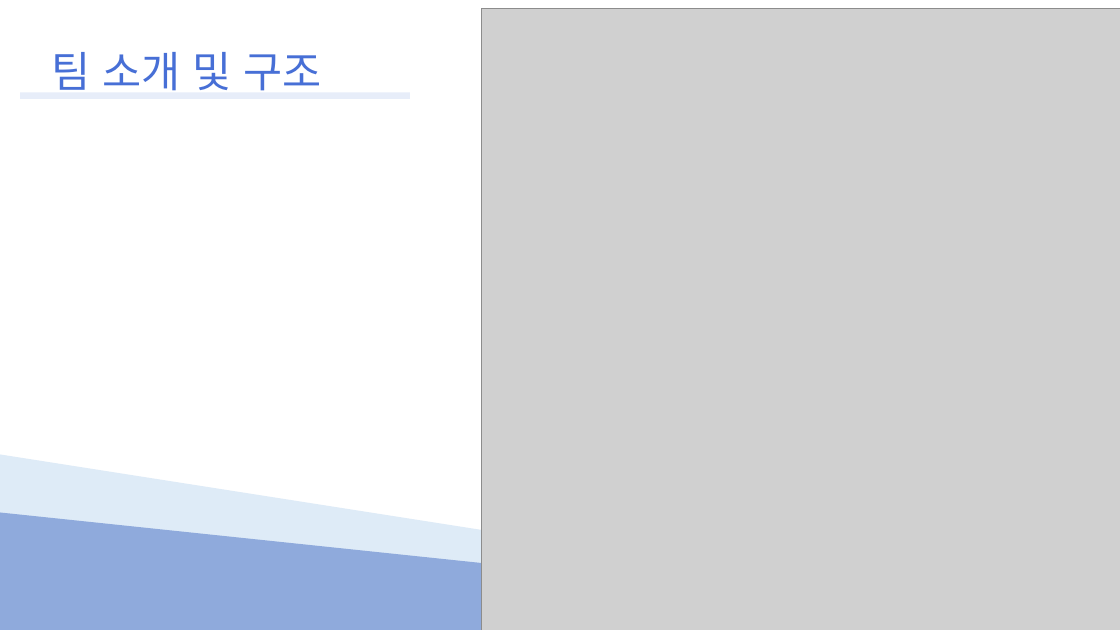
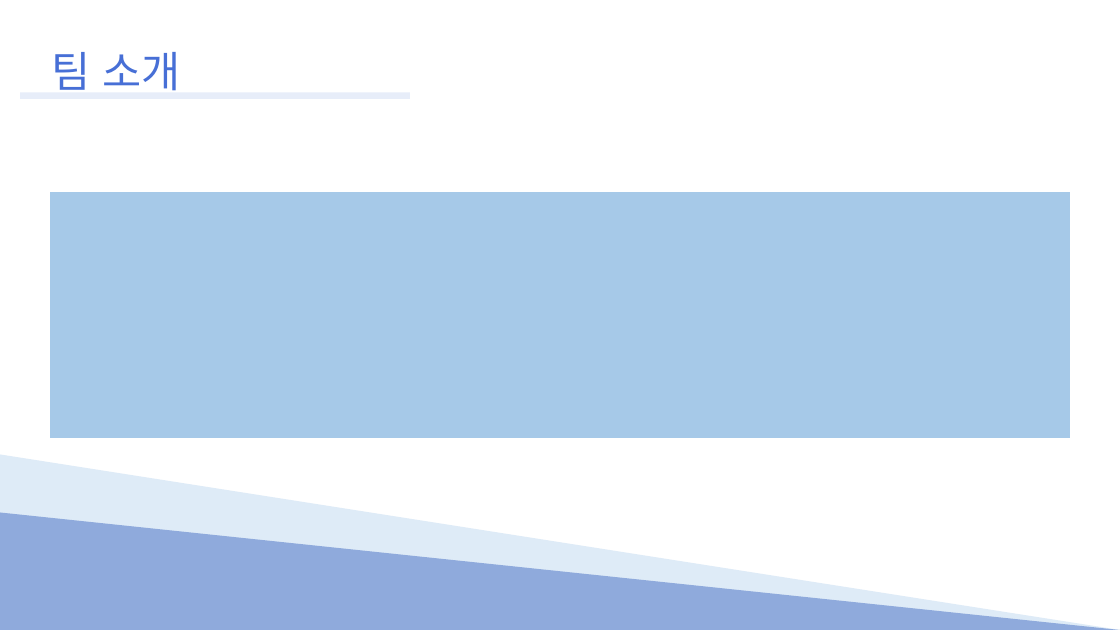
Before and after one commit to Hyno2/C-project, a slide deck: slide 9 of PPT/System.pptx (slide 2 before the commit). Drawn at 1120x630 pixels with LibreOffice and Linux fonts; fonts in the diff are those of the drawing; grey boxes stand for pictures. Boxes give left, top, right and bottom in pixels: in the first picture for what was removed or moved away, otherwise in the second. Text is boxed around its words. In the diff, an @@ line names an element or a change of style, - is before the commit and + after.

```diff
--- a/PPT/System.pptx
+++ b/PPT/System.pptx
@@ picture removed at (482, 8, 1120, 630) @@
@@ text at (52, 52, 181, 91): text changed @@
-팀 소개 및 구조
+팀 소개
@@ rectangle added at (50, 192, 1070, 438), fill #A6C9E8 @@
```
Also in this commit, not shown: 2 other slides changed, 16 slides added, 4 slides removed.
